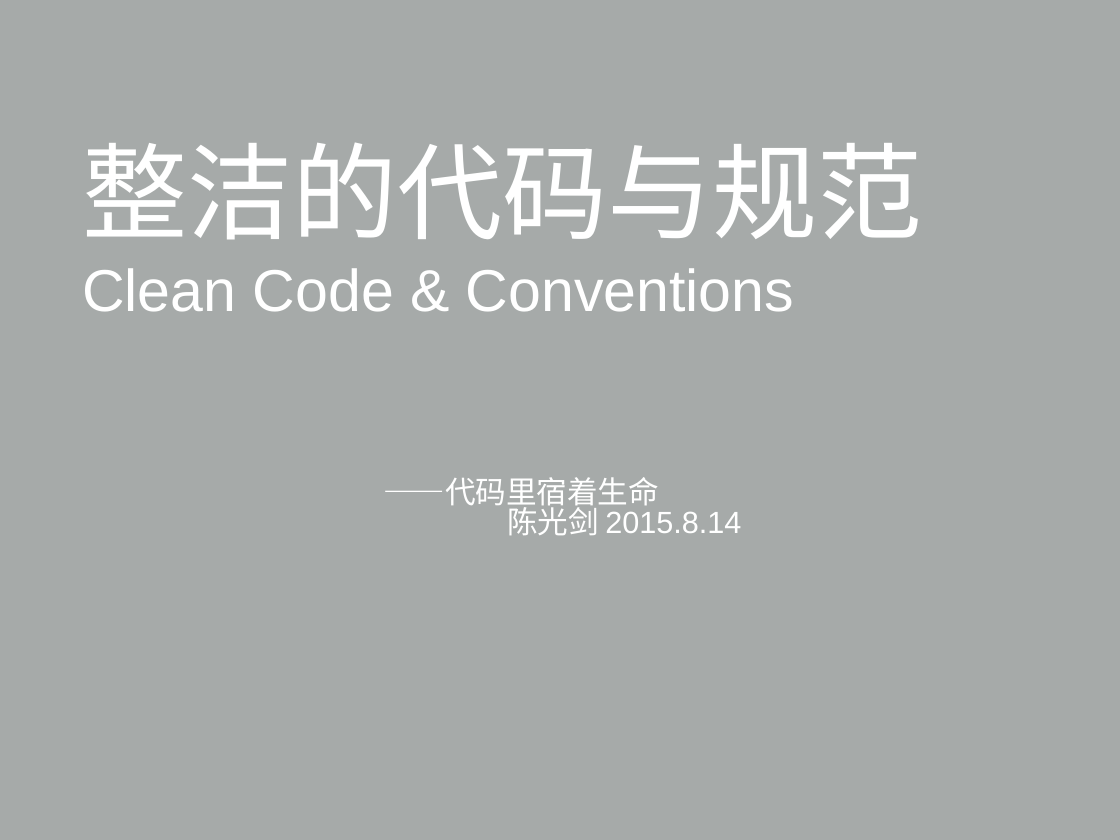
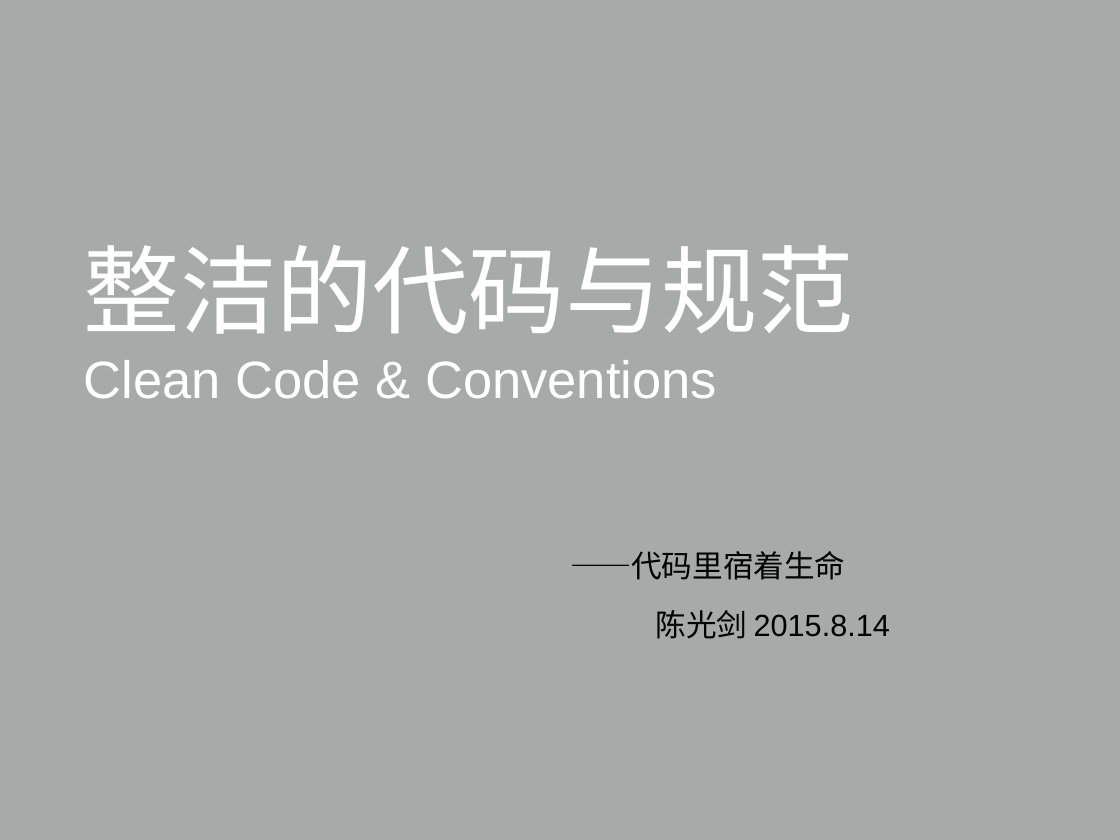
Before and after one commit to universsky/Clean_Code, a slide deck: slide 1 of 整洁的代码与规范_陈光剑2015-8-14.ppt. Drawn at 1120x840 pixels with LibreOffice and Linux fonts; fonts in the diff are those of the drawing. Boxes give left, top, right and bottom in pixels: in the first picture for what was removed or moved away, otherwise in the second. Text is boxed around its words. In the diff, an @@ line names an element or a change of style, - is before the commit and + after.

```diff
--- a/整洁的代码与规范_陈光剑2015-8-14.ppt
+++ b/整洁的代码与规范_陈光剑2015-8-14.ppt
@@ title "整洁的代码与规范 Clean Code & Conventions": place and size @@
-title "整洁的代码与规范 Clean Code & Conventions" at <box>82,142,922,312</box>
+title "整洁的代码与规范 Clean Code & Conventions" at <box>84,245,854,399</box>
@@ title "整洁的代码与规范 Clean Code & Conventions" at <box>84,245,854,399</box>: size 96 to 88 pt in "整洁的代码与规范"; size 54 to 48 pt in "Clean Code & Conventions" @@
@@ subtitle "——代码里宿着生命": place and size @@
-subtitle "——代码里宿着生命" at <box>384,477,741,535</box>
+subtitle "——代码里宿着生命" at <box>570,551,890,639</box>
@@ subtitle "——代码里宿着生命" at <box>570,551,890,639</box>: text colour #FFFFFF to #000000; alignment left to centre @@
```
Also in this commit, not shown: 44 other slides changed, 1 slide added, 4 other files.
